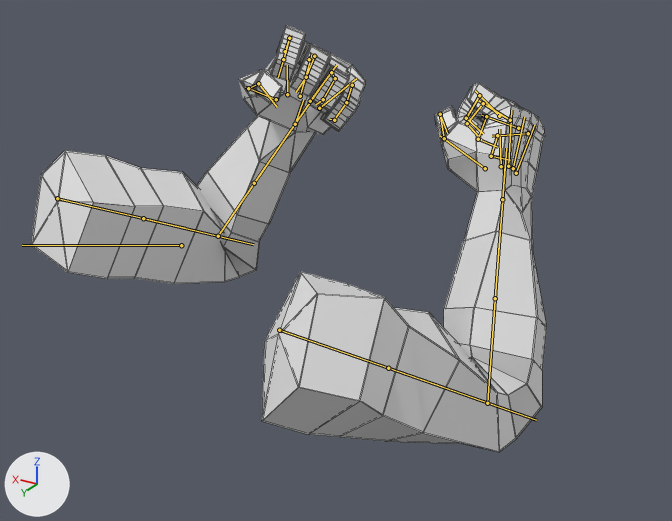
A saved change to the FBX model Assets/GhostPuncher/Models/arms_tackle_start.fbx.
One viewpoint serves both versions: a camera (50 mm lens) standing at (-0.711, 0.768, 0.267) and looking at (-0.159, -0.152, -0.193). Every picture has the same lights, and +X, +Y and +Z are marked at lower left. The older version comes first. Both versions are drawn at frame 60 of the action 'Scene'; the numbers are the values there. The bones that change, and the others that lie on the model, are drawn over the model as lines. Mesh edges are drawn as thin lines.

In view in the first picture: 'NEW ARM'.
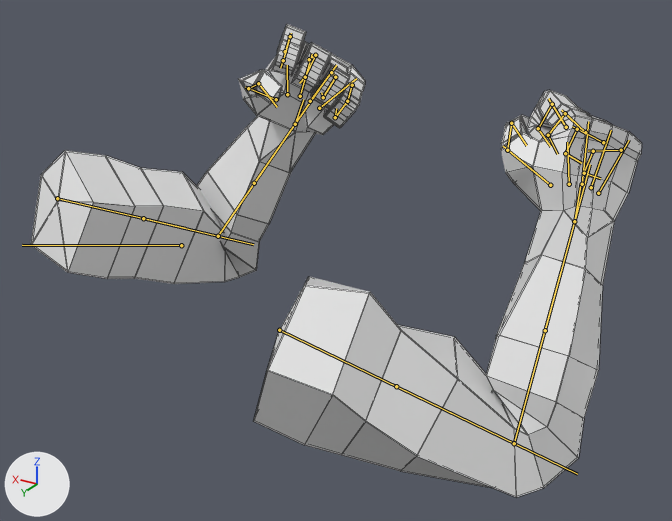
What differs and where, as boxes (x1, y1, x2, y2) in the pictures (672 x 521 px):
'NEW ARM', posed (18% wider, 11% taller)
    before: (31, 25, 547, 452)
    after: (31, 24, 642, 497)
bone 'DEF-f_index.02.L', root to tip
    before: (289, 38) to (283, 60)
    after: (290, 36) to (283, 61)
bone 'DEF-f_index.03.L', root to tip
    before: (283, 59) to (278, 77)
    after: (283, 60) to (280, 68)
bone 'DEF-f_middle.02.L', root to tip
    before: (314, 56) to (306, 77)
    after: (315, 55) to (305, 77)
bone 'DEF-f_middle.03.L', root to tip
    before: (306, 77) to (296, 92)
    after: (305, 77) to (299, 83)
bone 'DEF-f_ring.02.L', root to tip
    before: (335, 78) to (323, 99)
    after: (335, 77) to (323, 97)
bone 'DEF-f_pinky.02.L', root to tip
    before: (346, 102) to (334, 120)
    after: (347, 101) to (335, 117)
bone 'DEF-upper_arm.R', root to tip
    before: (279, 330) to (443, 387)
    after: (279, 330) to (459, 417)
bone 'DEF-upper_arm.R.001', root to tip
    before: (388, 368) to (536, 420)
    after: (396, 386) to (577, 474)
bone 'DEF-forearm.R', root to tip
    before: (487, 403) to (499, 244)
    after: (514, 443) to (561, 271)

The edits, one by one:
Bone 'DEF-f_index.02.L' (bone_def_f_index_02_l) turns from (69, 5, -1) to (86, 5, -1) degrees about its own x, y and z.
Bone 'DEF-f_index.03.L' (bone_def_f_index_03_l) turns from (71, 0, 0) to (85, 0, 0) degrees about its own x, y and z.
Bone 'DEF-f_middle.02.L' (bone_def_f_middle_02_l) turns from (52, 0, 0) to (68, 0, 0) degrees about its own x, y and z.
Bone 'DEF-f_middle.03.L' (bone_def_f_middle_03_l) turns from (72, 0, 0) to (86, 0, 0) degrees about its own x, y and z.
Bone 'DEF-f_ring.02.L' (bone_def_f_ring_02_l) turns from (55, 0, 0) to (71, 0, 0) degrees about its own x, y and z.
Bone 'DEF-f_pinky.02.L' (bone_def_f_pinky_02_l) turns from (52, 0, 0) to (69, 0, 0) degrees about its own x, y and z.
Bone 'DEF-upper_arm.R' (bone_def_upper_arm_r) turns from (51, 2, -4) to (28, 3, -10) degrees about its own x, y and z.
Bone 'DEF-upper_arm.R.001' (bone_def_upper_arm_r_001) turns from (0, 18, 0) to (0, 24, 0) degrees about its own x, y and z.
Bone 'DEF-forearm.R' (bone_def_forearm_r) turns from (69, 42, -21) to (60, 54, -32) degrees about its own x, y and z.
